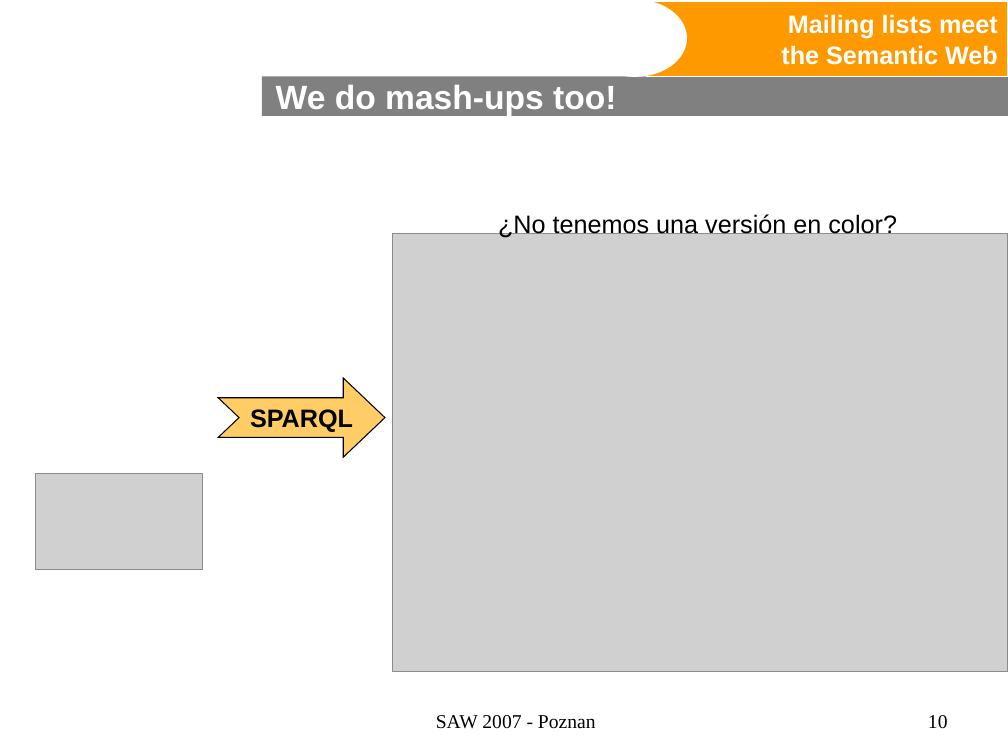
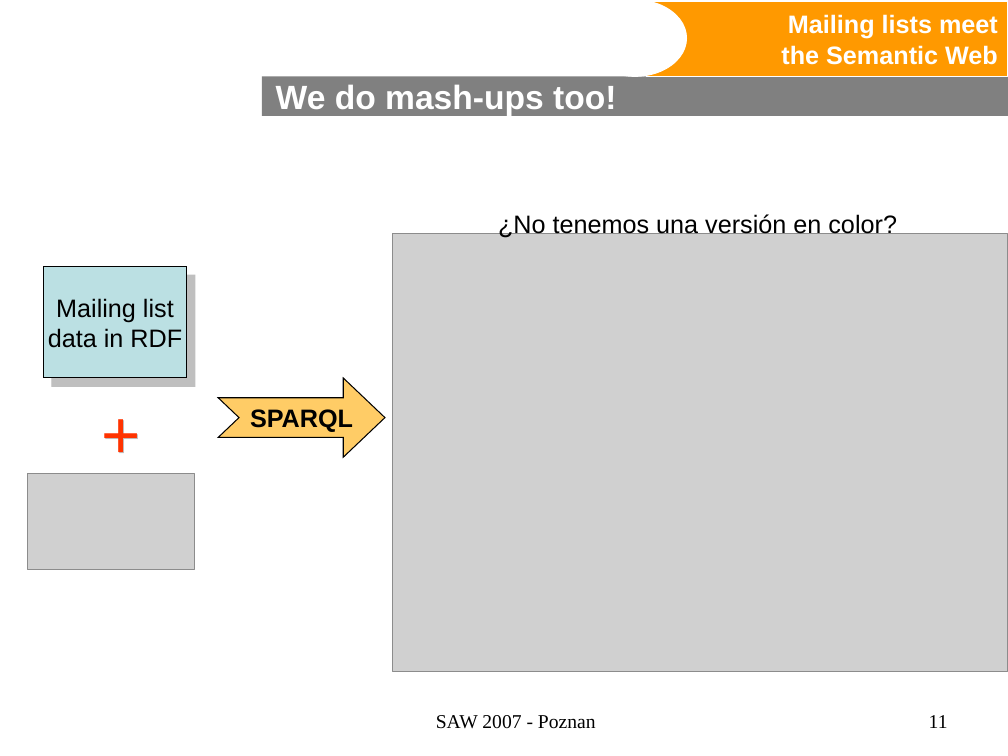
Before and after one commit to BackupTheBerlios/swaml-svn, a slide deck: slide 11 of trunk/doc/talks/20070427-saw2007/swaml.ppt (slide 10 before the commit). Drawn at 1008x756 pixels with LibreOffice and Linux fonts; fonts in the diff are those of the drawing; grey boxes stand for pictures; background and template pictures are left out. Boxes give left, top, right and bottom in pixels: in the first picture for what was removed or moved away, otherwise in the second. Text is boxed around its words. In the diff, an @@ line names an element or a change of style, - is before the commit and + after.

```diff
--- a/trunk/doc/talks/20070427-saw2007/swaml.ppt
+++ b/trunk/doc/talks/20070427-saw2007/swaml.ppt
@@ rectangle added at (x1=43, y1=267, x2=186, y2=378), fill #BBE0E3, outline #000000 0.74 pt, 18 pt, text #000000 @@
+Mailing list
+data in RDF
@@ text added at (x1=91, y1=386, x2=146, y2=477), 48 pt, text #FF3300 @@
++
@@ picture moved from (x1=35, y1=473, x2=202, y2=569) to (x1=27, y1=473, x2=194, y2=569) @@
@@ page number at (x1=929, y1=715, x2=948, y2=728): text changed @@
-10
+11
```
Also in this commit, not shown: 6 other slides changed, 3 slides added, 2 slides removed, 1 other file.
